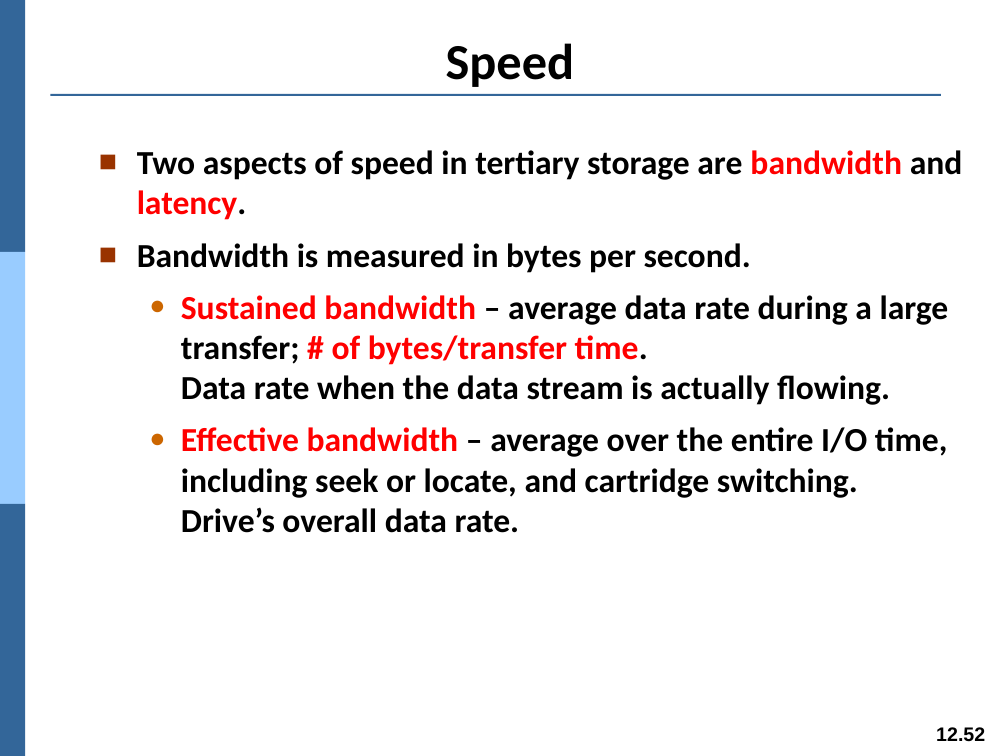
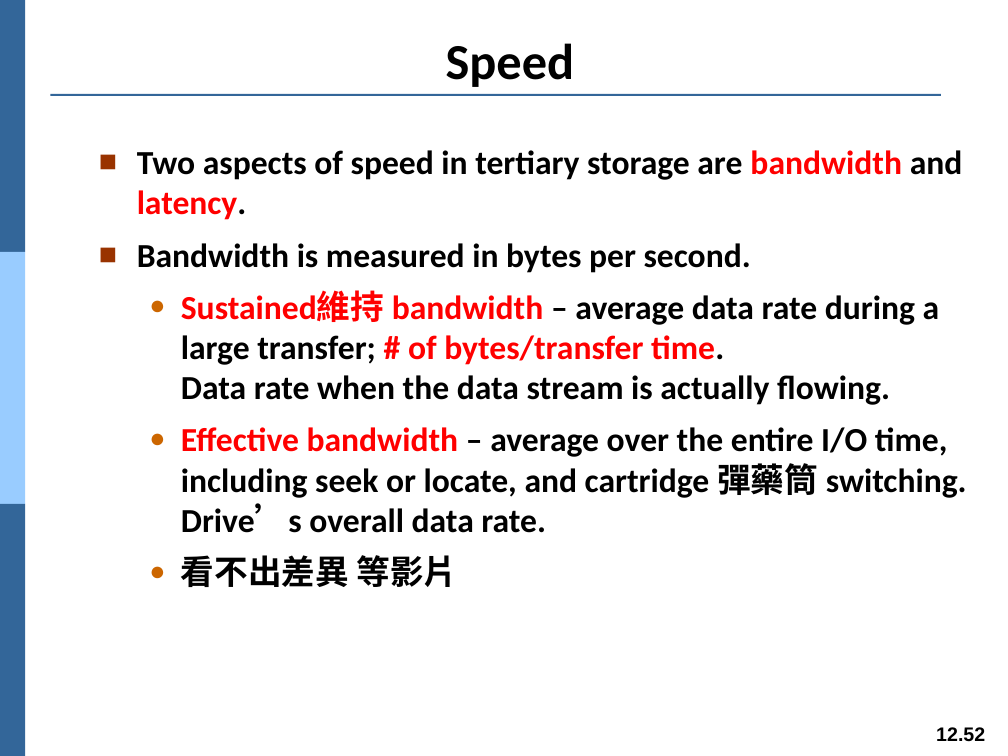
Before and after one commit to Yang09701194/OS_Learning, a slide deck: slide 52 of ch12.pptx. Drawn at 1008x756 pixels with LibreOffice and Linux fonts; fonts in the diff are those of the drawing. Boxes give left, top, right and bottom in pixels: in the first picture for what was removed or moved away, otherwise in the second. Text is boxed around its words. In the diff, an @@ line names an element or a change of style, - is before the commit and + after.

```diff
--- a/ch12.pptx
+++ b/ch12.pptx
@@ text at <box>181,291,967,587</box>: text changed @@
-  ● Sustained bandwidth – average data rate during a large transfer; # of bytes/transfer time.
-    Data rate when the data stream is actually flowing.
-  ● Effective bandwidth – average over the entire I/O time, including seek or locate, and cartridge switching.
-    Drive’s overall data rate.
+  ● Sustained維持 bandwidth – average data rate during a large transfer; # of bytes/transfer time.
+    Data rate when the data stream is actually flowing.
+  ● Effective bandwidth – average over the entire I/O time, including seek or locate, and cartridge 彈藥筒 switching.
+    Drive’s overall data rate.
+  ● 看不出差異 等影片
```
Also in this commit, not shown: 16 other slides changed.
